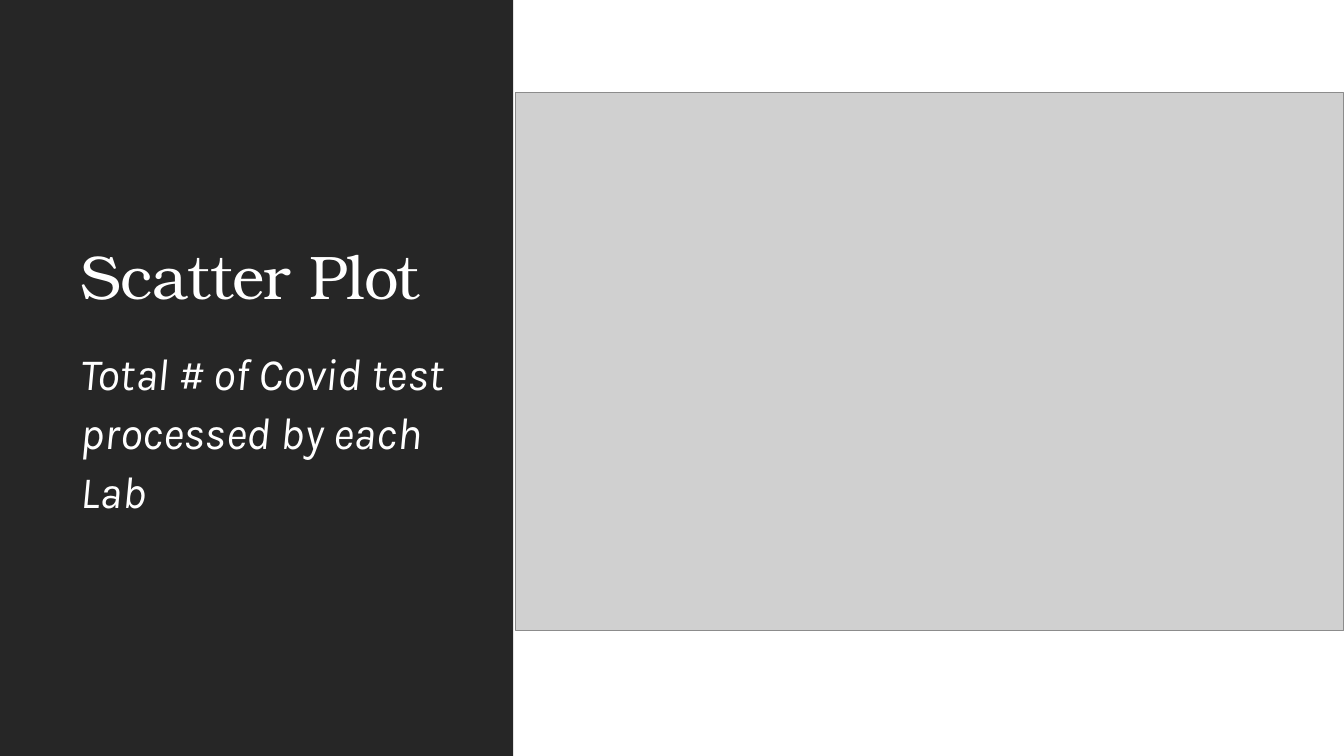
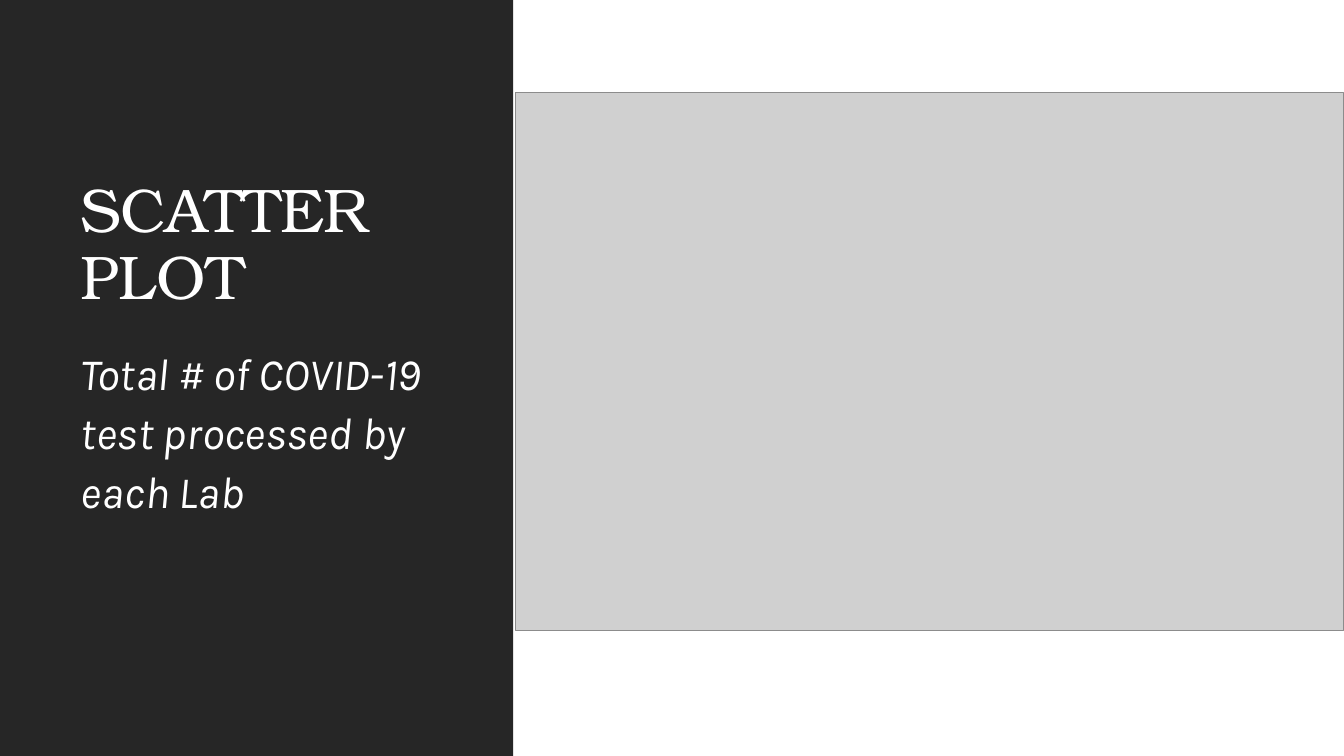
Before and after one commit to mgmboyd/DataAnalytics-Project3, a slide deck: slide 22 of Data Analytics- Project3 Team7 Final Draft.pptx. Drawn at 1344x756 pixels with LibreOffice and Linux fonts; fonts in the diff are those of the drawing; grey boxes stand for pictures. Boxes give left, top, right and bottom in pixels: in the first picture for what was removed or moved away, otherwise in the second. Text is boxed around its words. In the diff, an @@ line names an element or a change of style, - is before the commit and + after.

```diff
--- a/Data Analytics- Project3 Team7 Final Draft.pptx
+++ b/Data Analytics- Project3 Team7 Final Draft.pptx
@@ title at box(81, 189, 368, 300): text changed @@
-Scatter Plot
+SCATTER
+PLOT
@@ text at box(81, 359, 421, 509): text changed @@
-Total # of Covid test processed by each Lab
+Total # of COVID-19 test processed by each Lab
```
Also in this commit, not shown: 14 other slides changed, 2 slides added, 1 slide removed.
